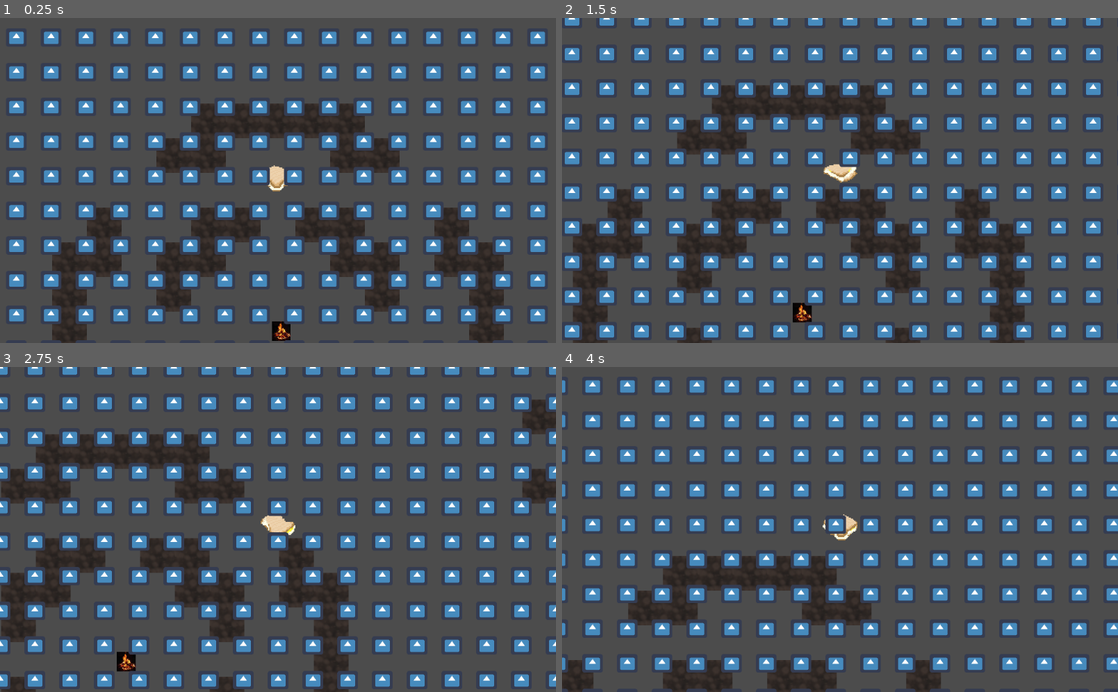
Above: before the commit, frames 1-4 (two rows, left to right).
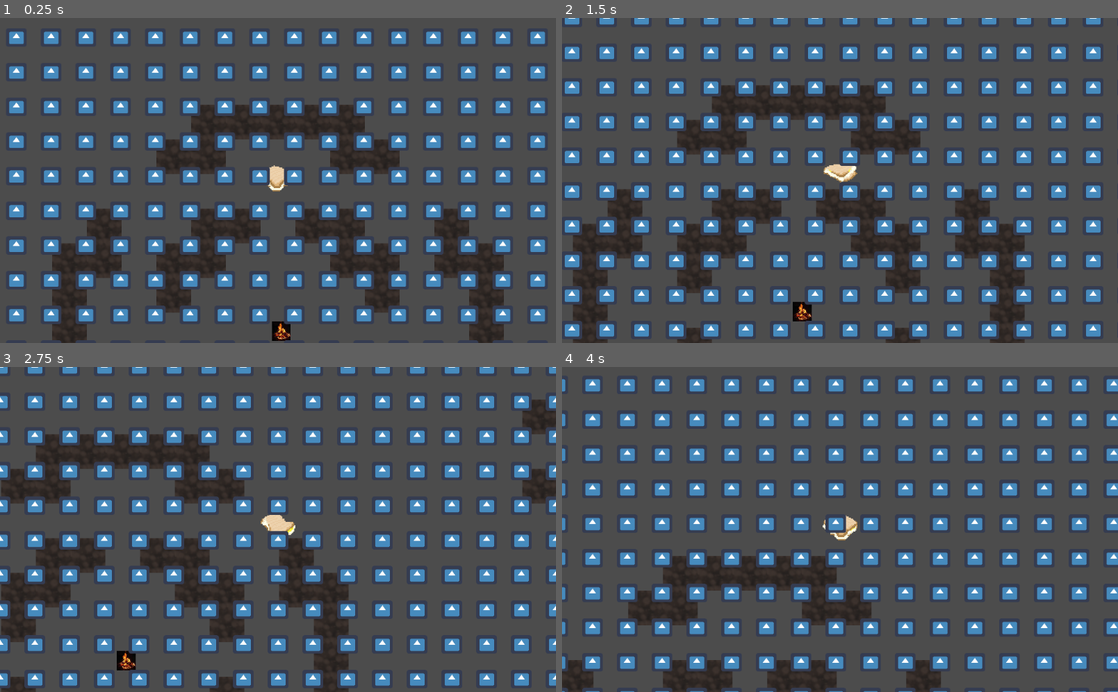
Above: after the commit, the same moments.

Repository: NomisIV/game21
Game: Godot game, scene res://main.tscn
Same seed, same stepped clock (60 frames per second), same inputs: the game is played once before the commit and once after it. The engine's default icon, where the game draws it, is replaced by a stand-in: a white triangle on a blue panel in a dark square.
Inputs:
- Up to frame 1 (0.25 s): no input
- Up to frame 2 (1.5 s): tap Enter at 0.5 s; hold D (move_right) 0.53-1.28 s; tap Shift (dodge) at 0.6, 1.35 s; tap Space at 1.25 s; hold S (move_down) from 1.28 s (still down)
- Up to frame 3 (2.75 s): release S (move_down) at 2.03 s; hold D (move_right) from 2.03 s (still down); tap Shift (dodge) at 2.1 s
- Up to frame 4 (4 s): release D (move_right) at 2.78 s; hold W (move_up) 2.78-3.53 s; tap Shift (dodge) at 2.85, 3.6 s; hold A (move_left) from 3.53 s (still down)

The runs differ from the first frame. In frame 1, 0.2% of the frame differs, in the area x 11-89%, y 26-91%; in frame 2, 6.1%; in frame 3, 6.5%, in the area x 0-100%, y 0-100%; in frame 4, 5.9%.

Commit message:
Change caviare image

Diff:
--- a/aggmackan/Map.tscn
+++ b/aggmackan/Map.tscn
@@ -516,7 +516,7 @@
 [node name="Node2D" type="Node2D"]
 
 [node name="TileMap" type="TileMap" parent="."]
-position = Vector2( 2400, 2451 )
+position = Vector2( 2400, 2452 )
 tile_set = SubResource( 2 )
 cell_size = Vector2( 32, 32 )
 format = 1
--- a/aggmackan/caviar.tscn
+++ b/aggmackan/caviar.tscn
@@ -1,17 +1,17 @@
 [gd_scene load_steps=4 format=2]
 
 [ext_resource path="res://caviar.gd" type="Script" id=1]
-[ext_resource path="res://assets/sprites/kalles.jpg" type="Texture" id=2]
+[ext_resource path="res://assets/sprites/cavire.png" type="Texture" id=2]
 
-[sub_resource type="CircleShape2D" id=1]
-radius = 36.6742
+[sub_resource type="RectangleShape2D" id=1]
+extents = Vector2( 15, 8 )
 
 [node name="Area2D" type="Area2D"]
 script = ExtResource( 1 )
 
 [node name="CollisionShape2D" type="CollisionShape2D" parent="."]
+position = Vector2( 0, 1 )
 shape = SubResource( 1 )
 
 [node name="Sprite" type="Sprite" parent="."]
-scale = Vector2( 0.1, 0.1 )
 texture = ExtResource( 2 )
--- a/aggmackan/main.tscn
+++ b/aggmackan/main.tscn
@@ -1,6 +1,7 @@
 [gd_scene load_steps=7 format=2]
 
 [ext_resource path="res://fireball.tscn" type="PackedScene" id=1]
+[ext_resource path="res://caviar.tscn" type="PackedScene" id=1]
 [ext_resource path="res://Map.tscn" type="PackedScene" id=3]
 [ext_resource path="res://Dragon.tscn" type="PackedScene" id=4]
 [ext_resource path="res://Player.tscn" type="PackedScene" id=5]
@@ -32,3 +33,6 @@
 
 [node name="Dragon4" parent="." instance=ExtResource( 4 )]
 position = Vector2( 2382, 208 )
+
+[node name="Caviar1" parent="." instance=ExtResource( 1 )]
+position = Vector2( 3070, 1388 )
Binary file added: aggmackan/assets/sprites/cavire.png
Not shown, added: aggmackan/assets/sprites/cavire.png.import
Not shown, added: assets_src/cavire.xcf
